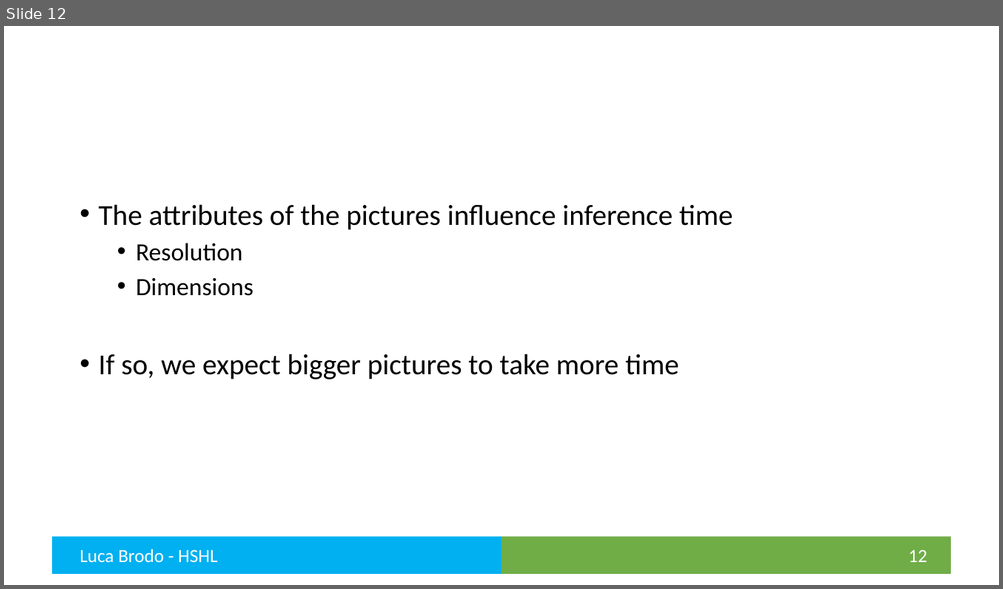
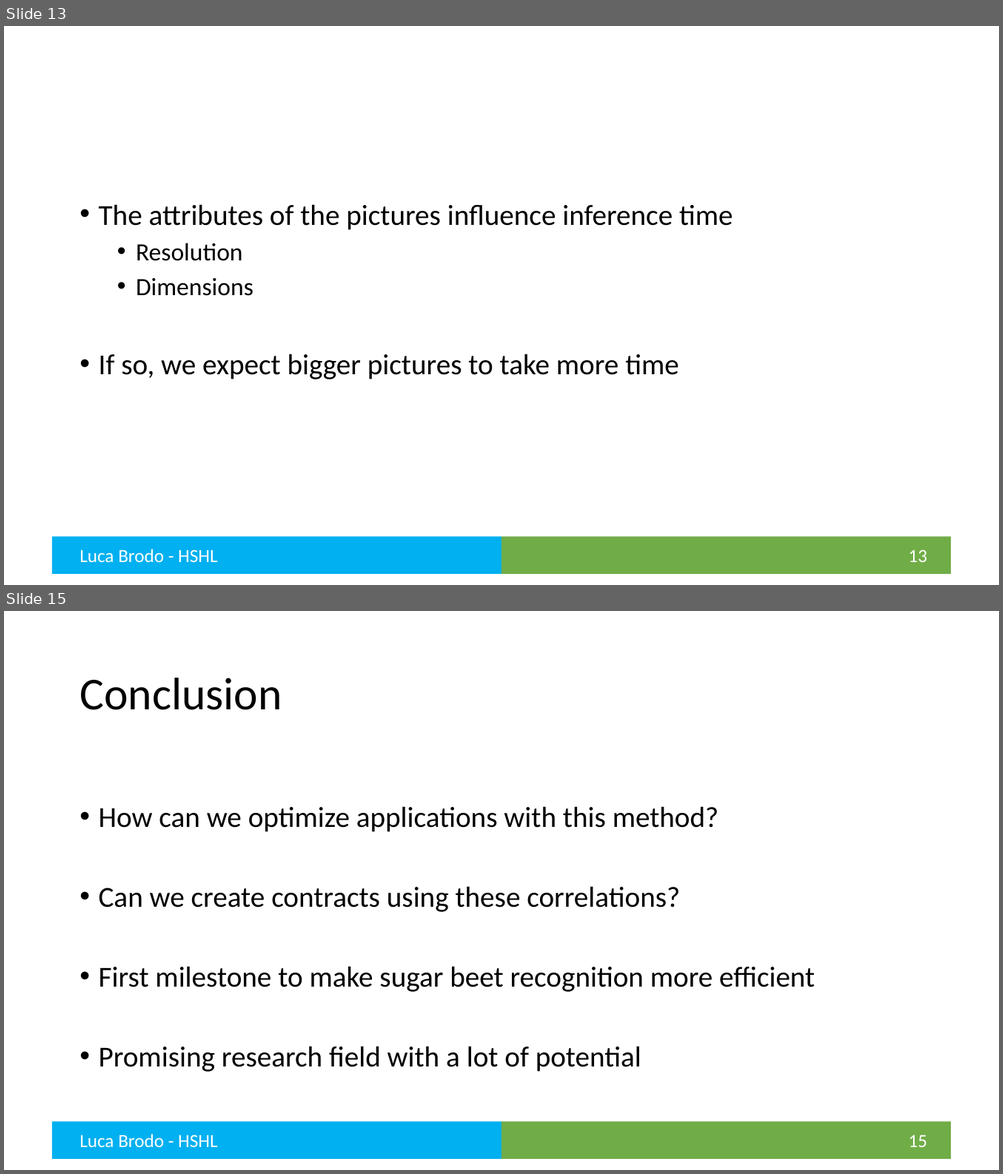
Before and after one commit to brodoluca/FinalThesisHSHL, a slide deck: Presentation/Final Presentation.pptx. Shown one above the other, each under a label of ours: slide 12 before the commit, slides 13 and 15 after it; the slides between them are not shown. The pictures are 1003x589 and 1003x1174 pixels, drawn with LibreOffice and Linux fonts; fonts in the diff are those of the drawing. Boxes give left, top, right and bottom in pixels: in the first picture for what was removed or moved away, otherwise in the second. Text is boxed around its words. In the diff, an @@ line names an element or a change of style, - is before the commit and + after.

```diff
--- a/Presentation/Final Presentation.pptx
+++ b/Presentation/Final Presentation.pptx
@@ slide 15 added at box(4, 611, 999, 1170), background #FFFFFF; not listed: 2 template elements that a slide beside it also shows @@
@@ title added at box(79, 678, 282, 710), 44 pt, text #000000 @@
+Conclusion
@@ text added at box(99, 806, 814, 1072), 28 pt, text #000000 @@
+• How can we optimize applications with this method?
+• Can we create contracts using these correlations?
+• First milestone to make sugar beet recognition more efficient
+• Promising research field with a lot of potential
@@ text added at box(79, 1134, 218, 1147), 18 pt, text #FFFFFF @@
+Luca Brodo - HSHL
@@ page number added at box(908, 1136, 928, 1147), 18 pt, text #FFFFFF @@
+15
@@ what was slide 12 is now slide 13 @@
@@ page number at box(908, 550, 928, 562): text changed @@
-12
+13
```
Also in this commit, not shown: 1 slide changed, 2 other slides added, 1 slide removed, 2 other files.
